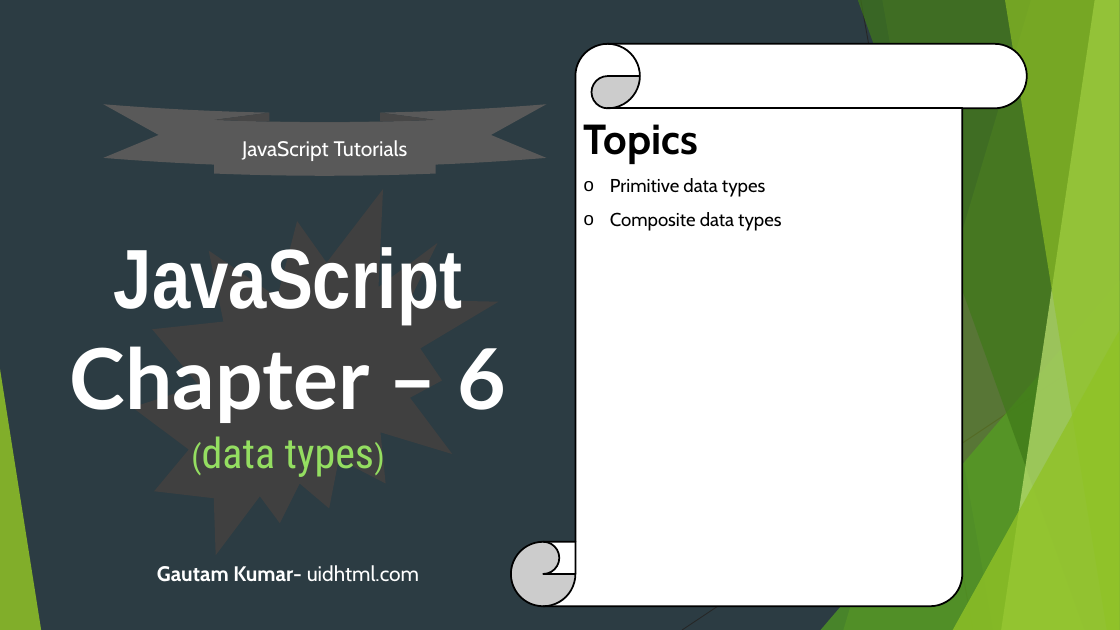
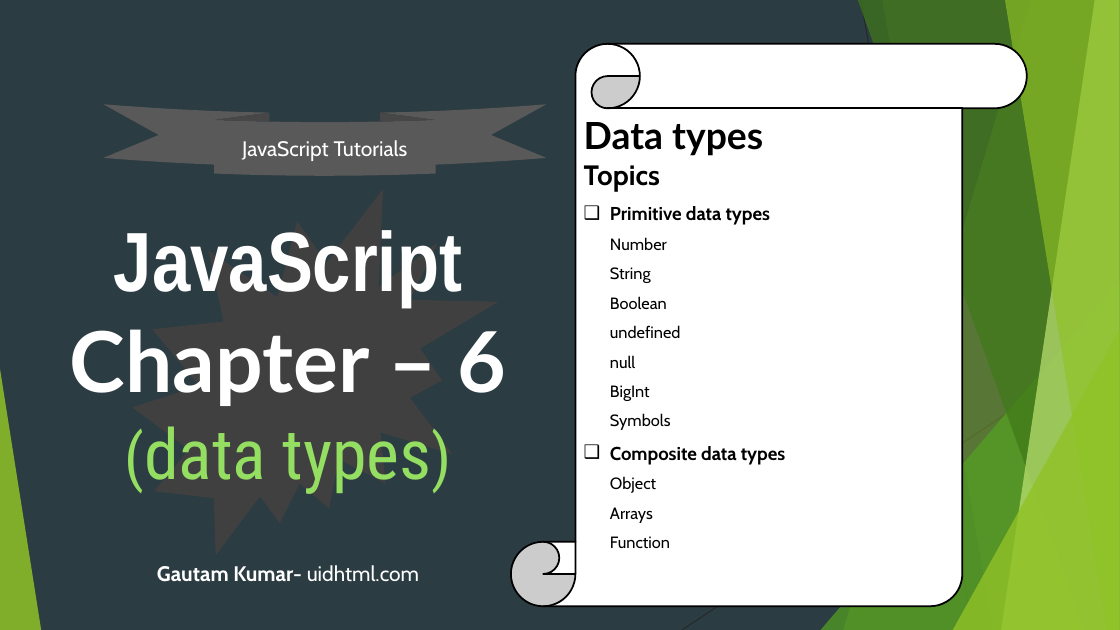
Before and after one commit to uidhtml/javascript-tutorials, a slide deck: slide 26 of Javascript Tutorials.pptx. Drawn at 1120x630 pixels with LibreOffice and Linux fonts; fonts in the diff are those of the drawing. Boxes give left, top, right and bottom in pixels: in the first picture for what was removed or moved away, otherwise in the second. Text is boxed around its words. In the diff, an @@ line names an element or a change of style, - is before the commit and + after.

Commit message:
Added chapter till 6

```diff
--- a/Javascript Tutorials.pptx
+++ b/Javascript Tutorials.pptx
@@ text in vertical scroll at [584, 122, 786, 548]: text changed; size 16 to 14 pt @@
-Topics
-o Primitive data types
-o Composite data types
+Data types
+Topics
+❑ Primitive data types
+  Number
+  String
+  Boolean
+  undefined
+  null
+  BigInt
+  Symbols
+❑ Composite data types
+  Object
+  Arrays
+  Function
@@ title "JavaScript Chapter – 6 (data ..." at [70, 230, 506, 494]: size 28 to 54 pt, size 36 to 60 pt in "(data types)" @@
```
Also in this commit, not shown: 6 other slides changed, 17 other files.
